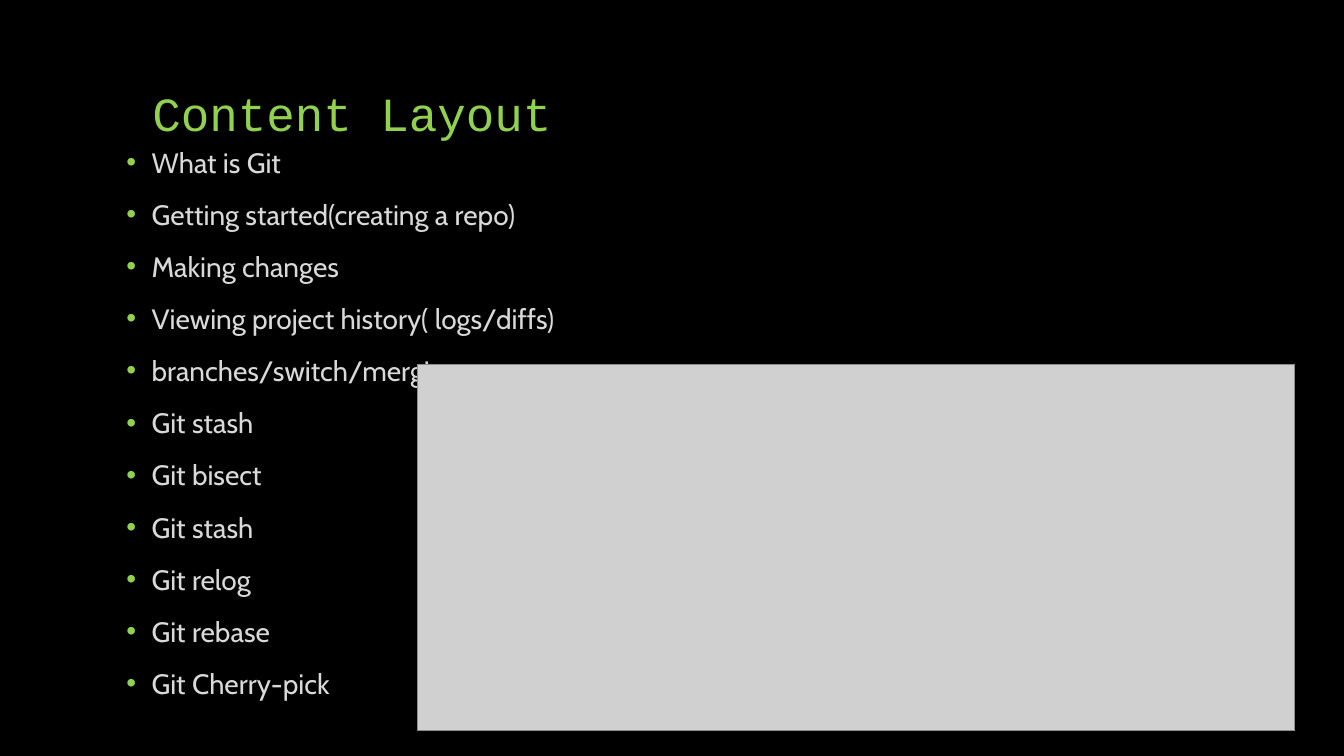
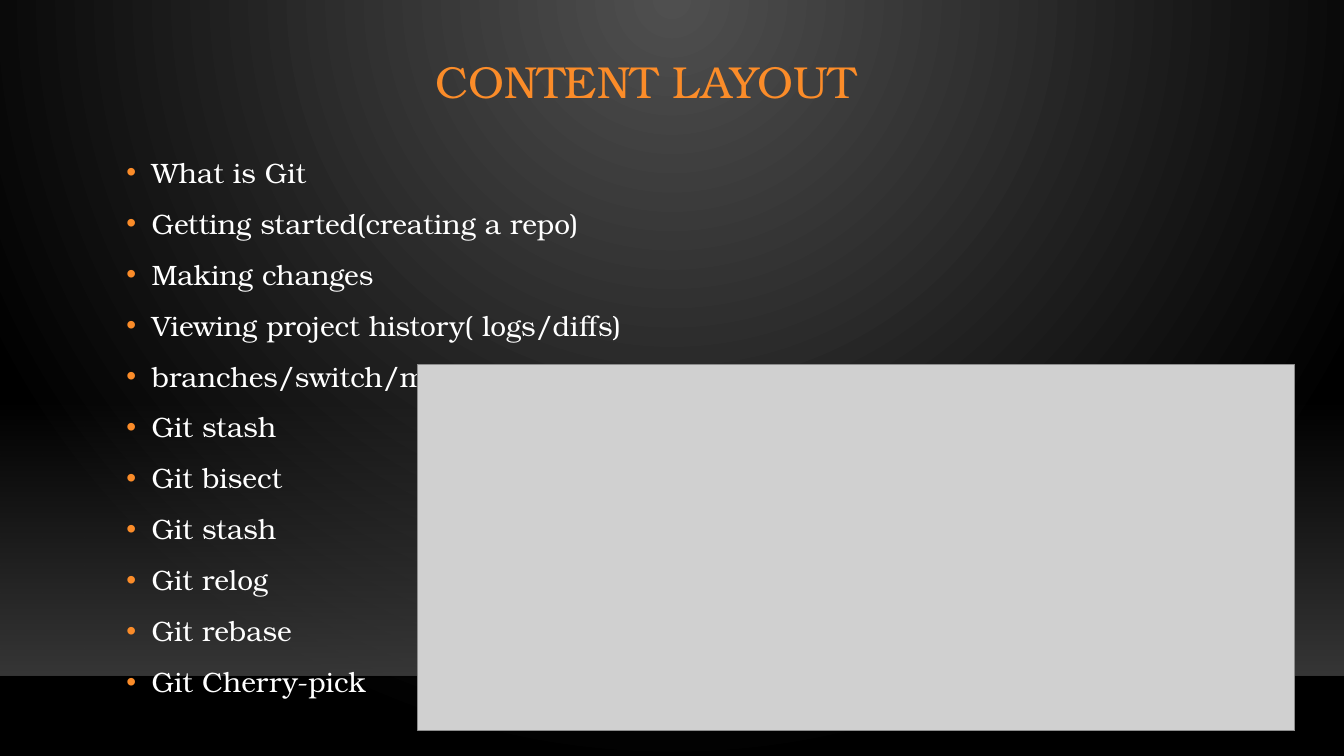
Before and after one commit to gwydion67/KOSS-presentation, a slide deck: slide 2 of New Git Concepts.pptx. Drawn at 1344x756 pixels with LibreOffice and Linux fonts; fonts in the diff are those of the drawing; grey boxes stand for pictures; background and template pictures are left out. Boxes give left, top, right and bottom in pixels: in the first picture for what was removed or moved away, otherwise in the second. Text is boxed around its words. In the diff, an @@ line names an element or a change of style, - is before the commit and + after.

```diff
--- a/New Git Concepts.pptx
+++ b/New Git Concepts.pptx
@@ background #000000 to gradient #505050 to #000000 @@
@@ title "CONTENT LAYOUT" at box(435, 67, 857, 99): vertical alignment bottom to middle @@
@@ title at box(435, 67, 857, 99): text changed; size 34 to 32 pt; font Courier New to TeX Gyre Bonum; text colour #92D050 to #FB8C29 @@
-Content Layout
+CONTENT LAYOUT
@@ text "What is Git" at box(152, 163, 621, 699): font Cabin to TeX Gyre Bonum, text colour #D9D9D9 to #FFFFFF; line spacing 0.8 to 1.1; less space between paragraphs; bullet colour #92D050 to #FB8C29 @@
@@ rectangle added at box(0, 399, 1344, 676), fill gradient #454545 @@
@@ line added from (0, 677) to (1344, 677), #000001 1 pt @@
```
Also in this commit, not shown: 9 other slides changed, 6 slides added, 6 slides removed, 1 other file.
